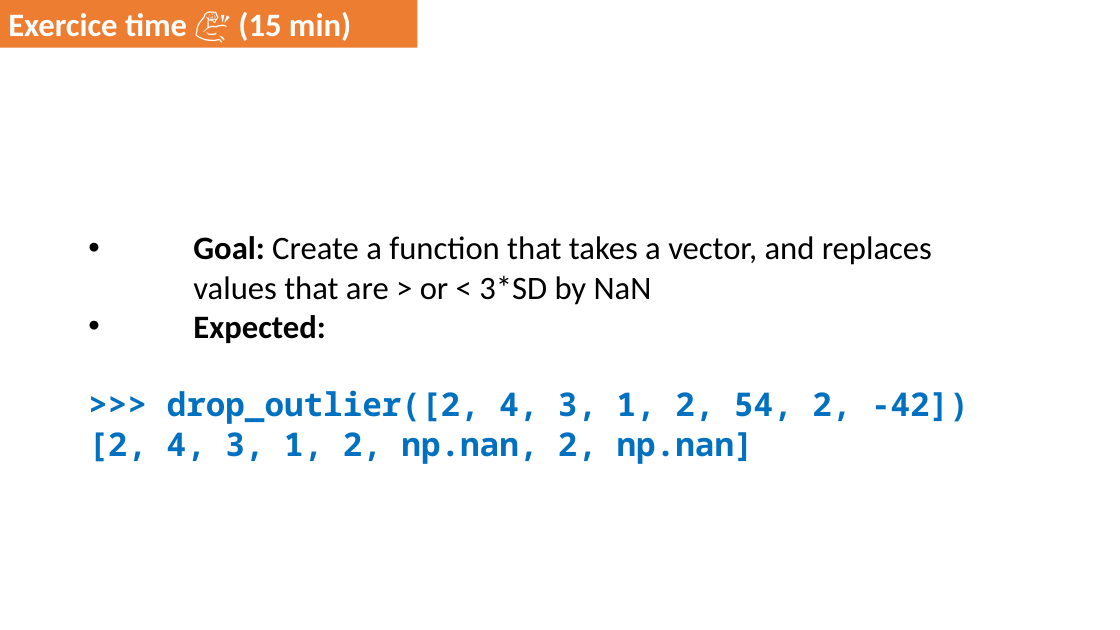
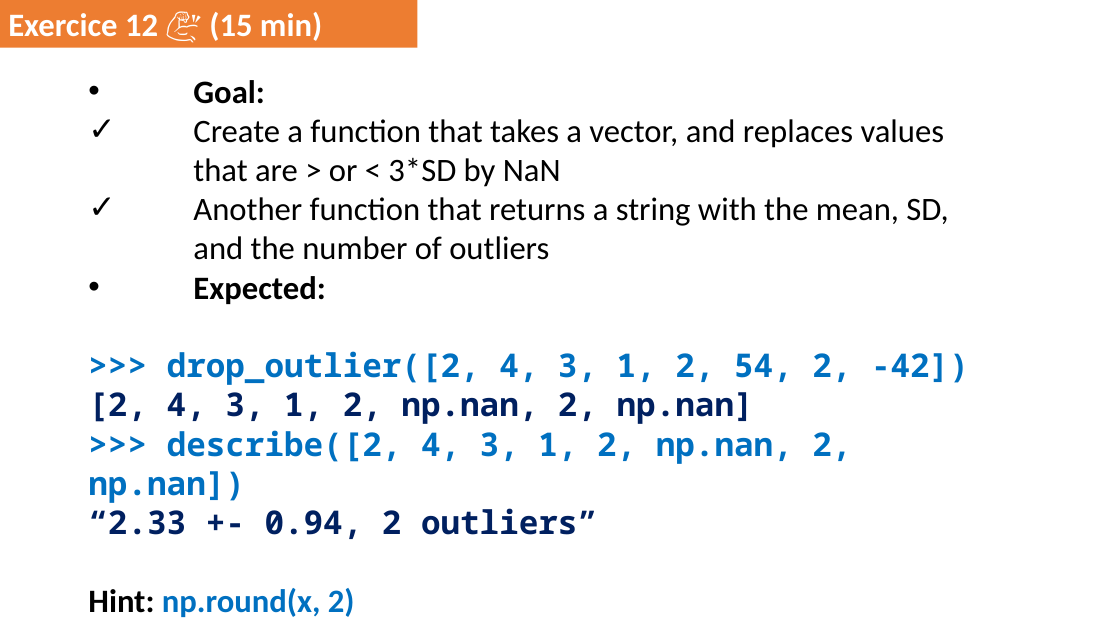
Before and after one commit to DominiqueMakowski/teaching, a slide deck: slide 40 of Python/2022_Zurich/AdvancedPython_2022.pptx. Drawn at 1120x630 pixels with LibreOffice and Linux fonts; fonts in the diff are those of the drawing. Boxes give left, top, right and bottom in pixels: in the first picture for what was removed or moved away, otherwise in the second. Text is boxed around its words. In the diff, an @@ line names an element or a change of style, - is before the commit and + after.

```diff
--- a/Python/2022_Zurich/AdvancedPython_2022.pptx
+++ b/Python/2022_Zurich/AdvancedPython_2022.pptx
@@ text in rectangle at (x1=8, y1=12, x2=322, y2=41): text changed @@
-Exercice time 💪 (15 min)
+Exercice 12 💪 (15 min)
@@ text at (x1=193, y1=80, x2=948, y2=260): text changed @@
-• Goal: Create a function that takes a vector, and replaces values that are > or < 3*SD by NaN
+• Goal:
+✓ Create a function that takes a vector, and replaces values that are > or < 3*SD by NaN
+✓ Another function that returns a string with the mean, SD, and the number of outliers
@@ text at (x1=88, y1=392, x2=754, y2=424): text colour #0070C0 to #002060 in "[2, 4, 3, 1, 2, np.nan, 2, ..." @@
@@ text at (x1=88, y1=430, x2=851, y2=617): paragraphs added @@
+>>> describe([2, 4, 3, 1, 2, np.nan, 2, np.nan])
+“2.33 +- 0.94, 2 outliers”
+Hint: np.round(x, 2)
```
Also in this commit, not shown: 17 other slides changed, 15 slides added.
